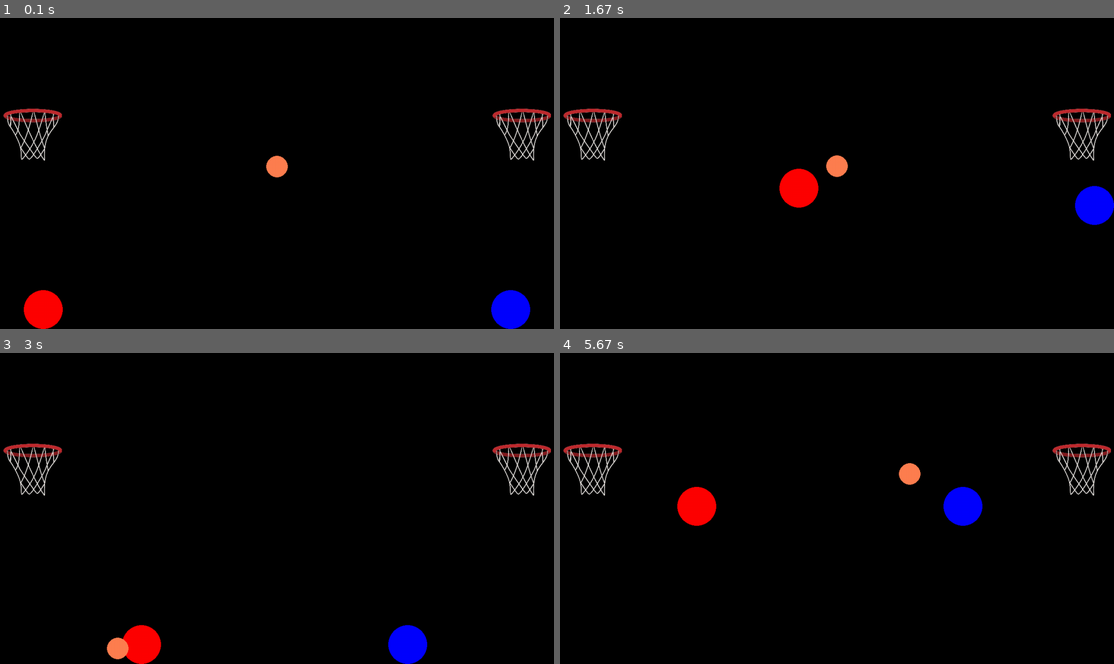
Above: before the commit, frames 1-4 (two rows, left to right).
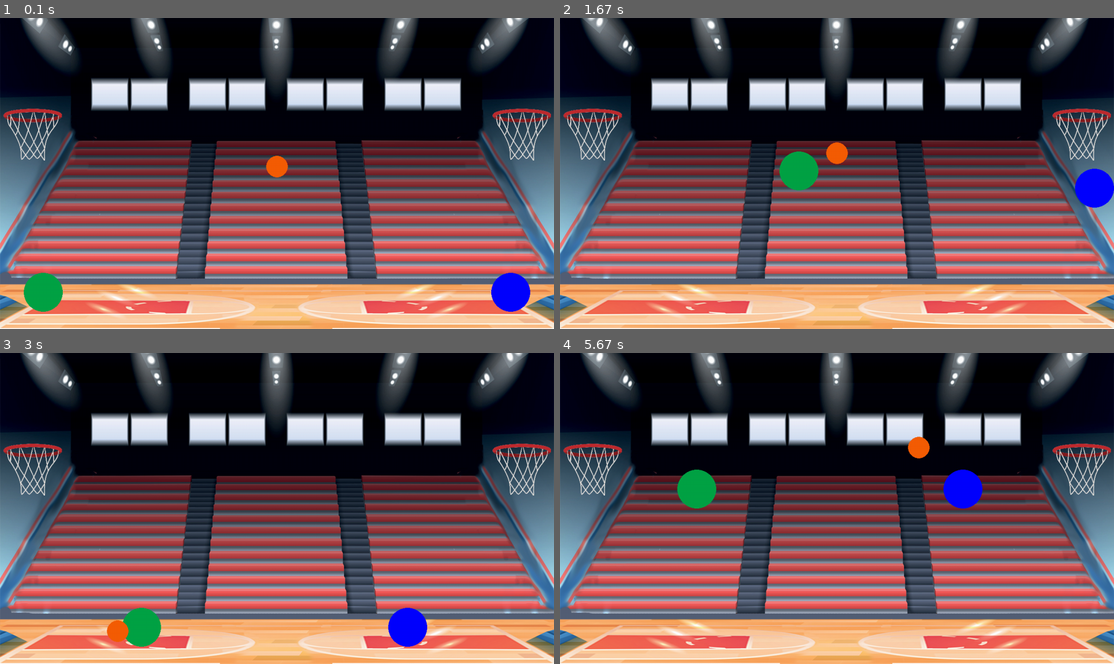
Above: after the commit, the same moments.

Repository: TaySay95/Programming
Game: pygame game, started from final.py
The game is run twice, just before and just after one commit, with the same random seed, the same clock (stepped at 60 frames per second) and the same inputs.
Inputs:
- Up to frame 1 (0.1 s): no input
- Up to frame 2 (1.67 s): hold Up 0.33-0.8 s; hold D 0.33-0.8 s; hold D 0.83-1.3 s; hold Right 0.83-1.3 s; hold W 1.33-1.63 s; hold Up 1.33-1.63 s
- Up to frame 3 (3 s): hold D 1.67-2.13 s; hold Right 1.67-2.13 s; hold A 2.17-2.7 s; hold Left 2.17-2.7 s; hold A from 2.73 s (still down); hold Left from 2.73 s (still down)
- Up to frame 4 (5.67 s): release A at 3.13 s; release Left at 3.13 s; hold W 3.17-3.53 s; hold Up 3.17-3.53 s; hold D 3.57-4.2 s; hold Right 3.57-4.2 s; hold A 4.23-4.7 s; hold Left 4.23-4.7 s; hold D 4.73-5.2 s; hold Right 4.73-5.2 s; hold W 5.23-5.53 s; hold Up 5.23-5.53 s; hold D from 5.57 s (still down); hold Right from 5.57 s (still down)

The runs differ from the first frame. In frame 1, 75% of the frame differs, in the area x 0-100%, y 0-100%; in frame 2, 75%; in frame 3, 75%; in frame 4, 76%.

Commit message:
bg and rim physics

Diff:
--- a/final.py
+++ b/final.py
@@ -15,8 +15,8 @@
 GREEN = (0, 255, 0)
 BLUE = (0, 0, 255)
 GRAY = (128, 128, 128)
-ORANGE = (255, 127, 80)
-
+ORANGE = (245, 93, 5)
+GREEN = (0, 163, 69)
 WIDTH = 1280
 HEIGHT = 720
 SCREEN_SIZE = (WIDTH, HEIGHT)
@@ -27,8 +27,7 @@
 RIM = pg.transform.scale(RIMIMAGE, (RIMIMAGE.get_width() // 3, RIMIMAGE.get_height() // 3))
 BACKRIM = pg.image.load("./Images/backnet.png")
 BACK = pg.transform.scale(BACKRIM, (BACKRIM.get_width() // 3, BACKRIM.get_height() // 3))
-
-
+BACKGROUND = pg.image.load("./Images/gymbackground.png")
 # CREATE RIM CLASS
 class Rim(pg.sprite.Sprite):
     def __init__(self, x, rim:pg.sprite.Group = None):
@@ -41,6 +40,7 @@
         # Rim location
         self.rect.centerx = x
         self.rect.y = 210
+        self.ground = 680
 
 class Back(pg.sprite.Sprite):
     def __init__(self,x, back:pg.sprite.Group = None):
@@ -105,20 +105,27 @@
 
 
         # If the ball is being held by a player and also hits the rim, make player drop ball
-        if self.basket and self.hold:
-            self.hold = None
-            self.reshot = True
-            self.vel_x = 0
-            self.vel_y = 0.8
-
-        elif self.basket and self.vel_y < 0 and self.rect.top < self.basket.rect.bottom:
-            self.vel_y = self.vel_y *-0.5
-
-        elif self.basket and self.vel_x < 0 and self.rect.left < self.basket.rect.right:
-            self.vel_x *= -1
-
-        elif self.basket and self.vel_x > 0 and self.rect.right > self.basket.rect.left:
-            self.vel_x *= -1
+        if self.basket:
+            if self.hold:
+                self.hold = None
+                self.reshot = True
+                self.vel_x = 0
+                self.vel_y = 0.8
+
+
+            elif self.vel_y > 0 and self.rect.bottom > self.basket.rect.centery and (self.rect.right < 141 or self.rect.left > 1139) :
+                    self.vel_x = 0
+                    self.rect.centerx = self.basket.rect.centerx
+                    self.vel_y = min(self.vel_y - .0005, 2)
+
+            # elif self.vel_y < 0 and self.rect.top < self.basket.rect.bottom:
+            #     self.vel_y = self.vel_y *-0.5
+
+            elif self.vel_x < 0 and self.rect.left < self.basket.rect.right:
+                self.vel_x *= -1
+
+            elif self.vel_x > 0 and self.rect.right > self.basket.rect.left:
+                self.vel_x *= -1
 
 
 
@@ -134,7 +141,7 @@
 
         # Player has to touch the ground with the ball for shot to be loaded
         # Once ball is no longer being held, shot is unloaded
-        if self.hold and self.hold.rect.bottom == HEIGHT:
+        if self.hold and self.hold.rect.bottom == 680:
             self.shotloaded = True
         if not self.hold:
             self.shotloaded = False
@@ -146,7 +153,7 @@
         # If ball and player collide
         if self.hold:
             # Make ball follow player if on ground
-            if self.hold.rect.bottom == HEIGHT:
+            if self.hold.rect.bottom == 680:
                  # follow on right side of player if player is moving right, left side if player moving left
                 if self.hold.vel_x>0:
                     self.rect.left = self.hold.rect.right -15
@@ -160,9 +167,9 @@
                         self.rect.right = self.hold.rect.left +15
 
                 # Make player dribble ball if on ground
-                if self.rect.y <= 630:
+                if self.rect.y <= 590:
                     self.vertical_direction = 1
-                elif self.rect.y >= 670:
+                elif self.rect.y >= 630:
                     self.vertical_direction = -1
                 self.rect.y += 4 * self.vertical_direction
 
@@ -172,21 +179,21 @@
             if self.hold.rect.bottom > 650 and self.hold.vel_y > 0 and self.shotloaded:
                 if self.hold.initial == 100:
                     self.hold = None
-                    self.vel_x = 10
-                    self.vel_y =-15
+                    self.vel_x = 7
+                    self.vel_y =-18
                 elif self.hold.initial == 1180:
                     self.hold = None
-                    self.vel_x = -10
-                    self.vel_y = -15
+                    self.vel_x = -7
+                    self.vel_y = -18
 
 
             # Set reshot to True if they shoot
-            elif self.hold.rect.bottom == HEIGHT and not pressed[self.hold.input["up"]] and self.shotloaded:
+            elif self.hold.rect.bottom == 680 and not pressed[self.hold.input["up"]] and self.shotloaded:
                 self.reshot = True
 
 
             # Any instance player is in air, position ball in shooting position
-            elif (self.hold.rect.bottom < HEIGHT and pressed[self.hold.input["up"]]) or (self.hold.rect.bottom < HEIGHT and not self.shotloaded):
+            elif (self.hold.rect.bottom < 680 and pressed[self.hold.input["up"]]) or (self.hold.rect.bottom < 680 and not self.shotloaded):
                     self.rect.bottom = self.hold.rect.top + 23
                     if self.hold.initial == 100:
                         self.rect.left = self.hold.rect.right -35
@@ -198,22 +205,19 @@
                     if self.shotloaded:
                         if self.hold.initial == 100:
                             self.hold = None
-                            self.vel_x = 10
-                            self.vel_y =-15
+                            self.vel_x = 7
+                            self.vel_y =-18
 
                         elif self.hold.initial == 1180:
                             self.hold = None
-                            self.vel_x = -10
-                            self.vel_y = -15
+                            self.vel_x = -7
+                            self.vel_y = -18
 
         # Set ball physics when not being affected by other sprites
         else:
             # Keep in the borders
-            if self.rect.top < 0:
-                self.rect.top = 0
-                self.vel_y *= -1
-            if self.rect.bottom > HEIGHT:
-                self.rect.bottom = HEIGHT
+            if self.rect.bottom > 680:
+                self.rect.bottom = 680
                 self.vel_y *= -1
             if self.rect.left < 0:
                 self.rect.left = 0
@@ -229,7 +233,7 @@
                 self.vel_y = self.vel_y + .65
 
             # Stop ball from having lots of very small bounces
-            if -0.5<self.vel_y<0.5 and self.rect.bottom == HEIGHT:
+            if -0.5<self.vel_y<0.5 and self.rect.bottom >= 680:
                 self.vel_y *=0
 
             # Horizontal friction/deceleration
@@ -294,7 +298,7 @@
 
         # Vertical movement
         # If up input pressed and player is going up set y velocity to make player jump, limit max height when player can input jump
-        if pressed[self.input["up"]] and self.rect.bottom > 570 and self.vel_y<=0:
+        if pressed[self.input["up"]] and self.rect.bottom > 530 and self.vel_y<=0:
             self.vel_y = -16
 
         # Gravity
@@ -312,8 +316,8 @@
         if self.rect.left < 0:
             self.rect.left = 0
             self.vel_x = 0
-        if self.rect.bottom > HEIGHT:
-            self.rect.bottom = HEIGHT
+        if self.rect.bottom > 680:
+            self.rect.bottom = 680
             self.vel_y = 0
         if self.rect.top < 0:
             self.rect.top = 0
@@ -337,7 +341,7 @@
 
     # Create Player sprite objects
     player = Player(BLUE, {'left': pg.K_LEFT, 'right': pg.K_RIGHT, 'up': pg.K_UP, 'down': pg.K_DOWN}, 1180, 720,)
-    player2 = Player(RED, {'left': pg.K_a, 'right': pg.K_d, 'up': pg.K_w, 'down': pg.K_s}, 100, 720,)
+    player2 = Player(GREEN, {'left': pg.K_a, 'right': pg.K_d, 'up': pg.K_w, 'down': pg.K_s}, 100, 720,)
     player_sprites.add(player)
     player_sprites.add(player2)
 
@@ -374,8 +378,9 @@
         all_sprites.update()
 
         # --- Draw items
-        screen.fill(BLACK)
+        screen.blit(BACKGROUND, (0,0))
         all_sprites.draw(screen)
+
 
         # Update the screen with anything new
         pg.display.flip()
Binary file added: Images/gymbackground.png
